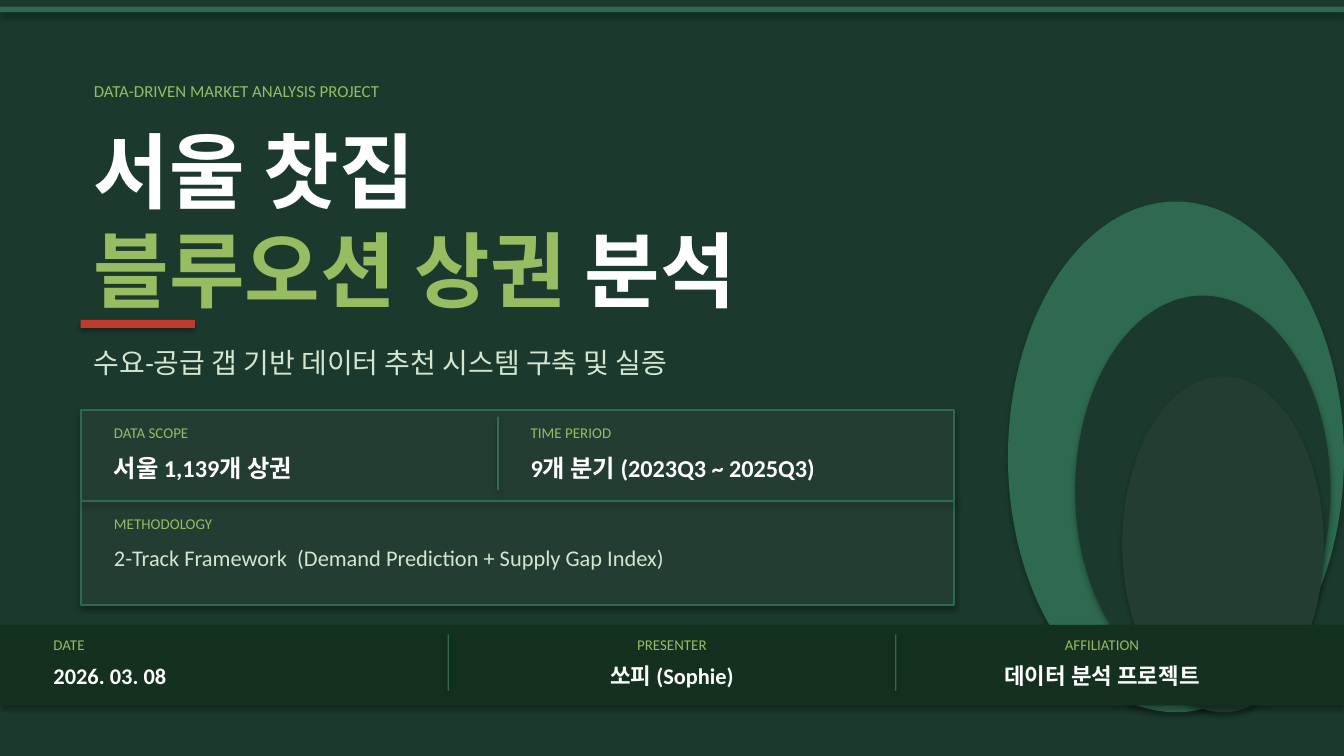
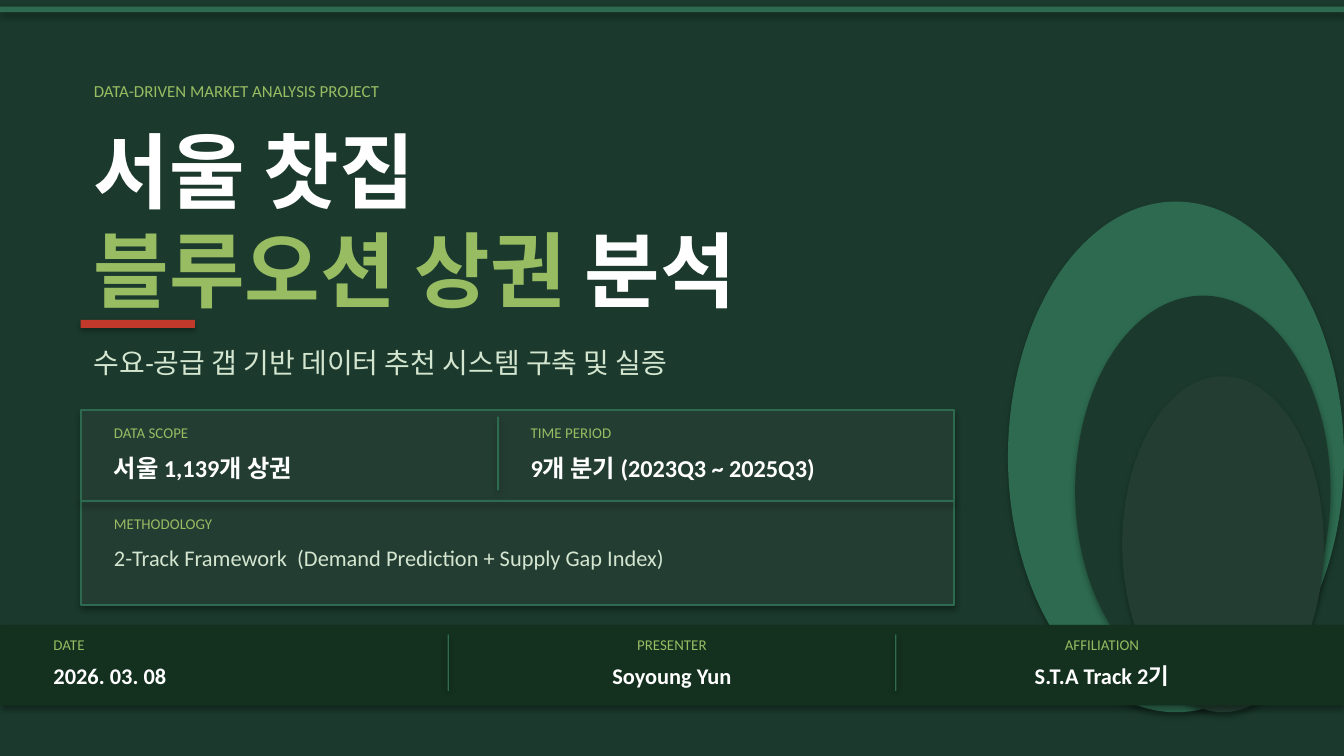
Before and after one commit to bookschooler/aicha, a slide deck: slide 1 of PPT 제작/찻집_블루오션_PPT_완성본.pptx. Drawn at 1344x756 pixels with LibreOffice and Linux fonts; fonts in the diff are those of the drawing. Boxes give left, top, right and bottom in pixels: in the first picture for what was removed or moved away, otherwise in the second. Text is boxed around its words. In the diff, an @@ line names an element or a change of style, - is before the commit and + after.

```diff
--- a/PPT 제작/찻집_블루오션_PPT_완성본.pptx
+++ b/PPT 제작/찻집_블루오션_PPT_완성본.pptx
@@ text at (612,669,732,688): text changed @@
-쏘피 (Sophie)
+Soyoung Yun
@@ text at (1035,666,1169,686): text changed @@
-데이터 분석 프로젝트
+S.T.A Track 2기
```
Also in this commit, not shown: 5 other slides changed, 30 other files.
